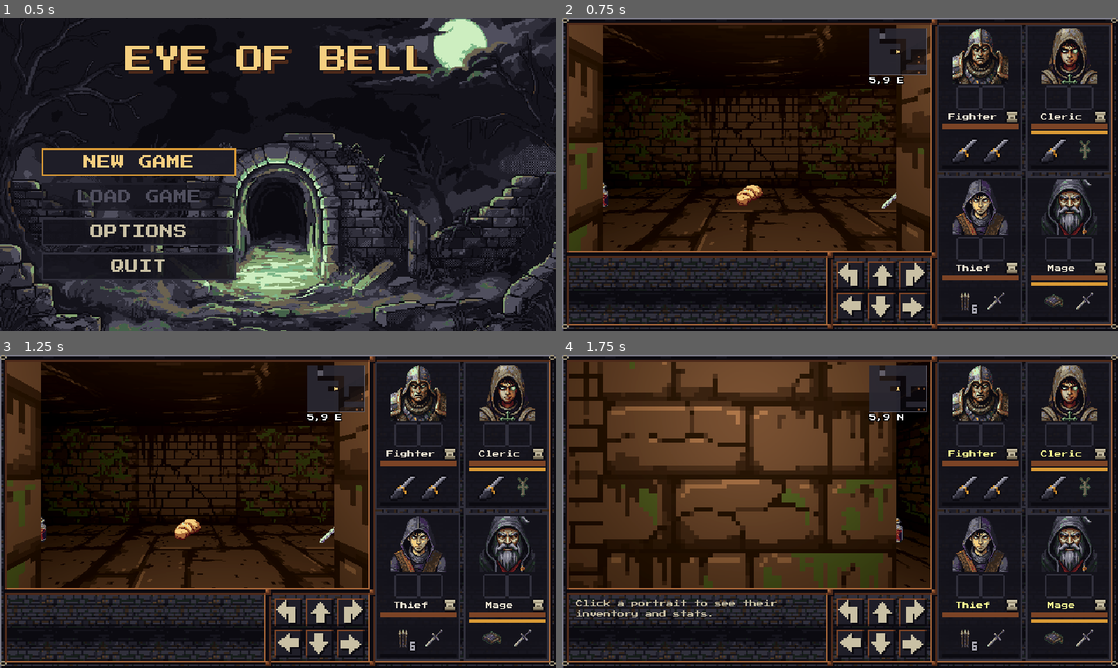
Above: before the commit, frames 1-4 (two rows, left to right).
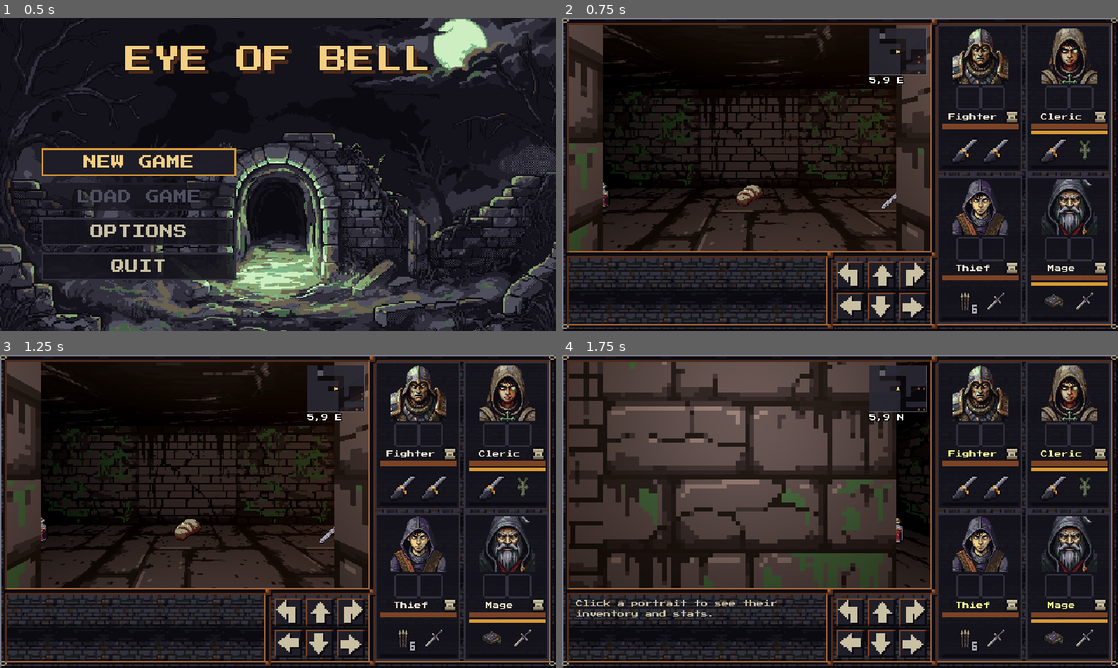
Above: after the commit, the same moments.

Repository: XrNrX/eye-of-bell
Game: Godot game, scene res://scenes/main_menu.tscn
Same seed, same stepped clock (60 frames per second), same inputs: the game is played once before the commit and once after it. Sound files missing from this copy of the repository are replaced by a short silence.
Inputs (mouse positions are in pixels of both pictures, inside the frame that each line leads up to):
- Up to frame 1 (0.5 s): no input
- Up to frame 2 (0.75 s): click "NEW GAME" at 0.5 s
- Up to frame 3 (1.25 s): no input
- Up to frame 4 (1.75 s): click (851, 611) at 1.27 s

Frame 1 is identical in both runs. In frame 2, 3.2% of the frame differs, in the area x 1-94%, y 2-94%; in frame 3, 3.3%; in frame 4, 21%.

Commit message:
Art check round 1: cooler torch light, stone and iron inventory panels, grimmer bread and cheese, grey steel on plain weapons, ink outlines on items and monsters; art style guide brought up to date
Co-Authored-By: Claude Opus 5.5 <noreply@anthropic.com>

Diff:
--- a/scenes/main.tscn
+++ b/scenes/main.tscn
@@ -32,7 +32,7 @@
 background_mode = 1
 background_color = Color(0, 0, 0, 1)
 ambient_light_source = 1
-ambient_light_color = Color(0.05, 0.05, 0.07, 1)
+ambient_light_color = Color(0.05, 0.06, 0.09, 1)
 ambient_light_energy = 1.0
 
 [node name="Main" type="Node3D"]
@@ -78,7 +78,7 @@
 
 [node name="Torch" type="OmniLight3D" parent="View/GameView/Port/Player"]
 transform = Transform3D(1, 0, 0, 0, 1, 0, 0, 0, 1, 0, 1.4, 0)
-light_color = Color(1, 0.7, 0.4, 1)
+light_color = Color(0.86, 0.76, 0.66, 1)
 light_energy = 1.6
 omni_range = 9.0
 omni_attenuation = 1.5
--- a/scripts/character_sheet.gd
+++ b/scripts/character_sheet.gd
@@ -15,11 +15,10 @@
 ## screen after every change, so equipping a sword updates it live.
 
 const CombatRules := preload("res://scripts/combat_rules.gd")
+const StonePanel := preload("res://scripts/stone_panel.gd")
 const ItemDef := preload("res://scripts/item_def.gd")
 
 const WIDTH := 150.0
-const BG := Color(0.078, 0.075, 0.106, 0.95)     # Palette stone_900.
-const EDGE := Color(0.192, 0.188, 0.235)           # Palette stone_700.
 const TEXT := Color(0.92, 0.89, 0.82)
 const MUTED := Color(0.482, 0.478, 0.533)         # Palette stone_300.
 const TITLE := Color(1, 0.85, 0.3)
@@ -41,12 +40,7 @@
 func _ready() -> void:
 	mouse_filter = Control.MOUSE_FILTER_STOP  # Clicks on the sheet must not reach the backdrop (floor drop).
 	custom_minimum_size.x = WIDTH
-	var box := StyleBoxFlat.new()
-	box.bg_color = BG
-	box.border_color = EDGE
-	box.set_border_width_all(2)
-	box.set_content_margin_all(8)
-	add_theme_stylebox_override("panel", box)
+	add_theme_stylebox_override("panel", StonePanel.make())
 
 	var col := VBoxContainer.new()
 	col.add_theme_constant_override("separation", 3)
--- a/scripts/dungeon_builder.gd
+++ b/scripts/dungeon_builder.gd
@@ -492,7 +492,7 @@
 	var light := OmniLight3D.new()
 	light.set_script(TorchLight)
 	light.base_energy = TORCH_ENERGY
-	light.light_color = Color(1.0, 0.65, 0.35)
+	light.light_color = Color(1.0, 0.72, 0.48)
 	light.omni_range = 5.0
 	light.omni_attenuation = 1.5
 	light.position = wall_pos - dir * 0.4 + Vector3(0, 0.3, 0)
--- a/scripts/inventory_screen.gd
+++ b/scripts/inventory_screen.gd
@@ -40,9 +40,11 @@
 var backpack_slots := []  # BACKPACK-kind InventorySlot, likewise re-pointed.
 var sheet: PanelContainer  # The character sheet beside the window (character_sheet.gd).
 @onready var window: Control = $Center/Window
+const StonePanel := preload("res://scripts/stone_panel.gd")
 
 
 func _ready() -> void:
+	window.add_theme_stylebox_override("panel", StonePanel.make())
 	add_to_group("inventory")
 	process_mode = Node.PROCESS_MODE_ALWAYS  # Clicks keep working while paused.
 	visible = false
--- a/scripts/inventory_slot.gd
+++ b/scripts/inventory_slot.gd
@@ -28,8 +28,8 @@
 const ITEM_SLOT := Vector2(48, 48)      # Holds a 48x48 item icon (24x24 logical, drawn at 2x) at its native size.
 const PORTRAIT_SLOT := Vector2(32, 32)  # A 64x64 portrait scaled to exactly half.
 const EMPTY_BG := Color(0.078, 0.075, 0.106, 0.6)  # Palette stone_900, translucent.
-const FILLED_BG := Color(0.192, 0.188, 0.235)        # Palette stone_700.
-const EDGE := Color(0.482, 0.478, 0.533)            # Palette stone_300.
+const FILLED_BG := Color(0.122, 0.118, 0.157)        # Palette stone_800.
+const EDGE := Color(0.486, 0.267, 0.149)            # Palette rust_500: the same rusted iron as the window's lip.
 ## What an empty hand or armour slot shows, faintly: a sword and a chestplate (art/ui/slot_*.png, made by
 ## gen_ui.slot_placeholder), so it is clear what goes where.
 const HAND_PLACEHOLDER := preload("res://art/ui/slot_hand.png")
--- a/scripts/spell_effects_config.gd
+++ b/scripts/spell_effects_config.gd
@@ -261,7 +261,7 @@
 @export_group("Volumetric fog")
 ## Subtle haze that catches the torchlight. Switched on and off in Options. A density of 0 turns it off.
 @export var fog_density := 0.018
-@export var fog_albedo := Color(0.62, 0.55, 0.5)
+@export var fog_albedo := Color(0.56, 0.56, 0.6)
 @export var fog_emission := Color(0.0, 0.0, 0.0)
 @export var fog_emission_energy := 0.0
 @export var fog_length := 14.0
--- /dev/null
+++ b/scripts/stone_panel.gd
@@ -0,0 +1,17 @@
+extends RefCounted
+## The window style for overlays (inventory, character sheet): the main screen's blackened brick inside rusted iron lips,
+## tiled so it fits any size. art/ui/panel_stone.png comes from tools/art/gen_frame.py.
+
+const TEXTURE := preload("res://art/ui/panel_stone.png")
+const LIP := 8.0      # The iron lip, in screen pixels: the part of the texture that never tiles.
+const PADDING := 10.0 # From the outer edge to the content.
+
+
+static func make() -> StyleBoxTexture:
+	var box := StyleBoxTexture.new()
+	box.texture = TEXTURE
+	box.set_texture_margin_all(LIP)
+	box.axis_stretch_horizontal = StyleBoxTexture.AXIS_STRETCH_MODE_TILE
+	box.axis_stretch_vertical = StyleBoxTexture.AXIS_STRETCH_MODE_TILE
+	box.set_content_margin_all(PADDING)
+	return box
Binary file changed: art/items/dagger.png
Binary file changed: art/items/dagger_floor.png
Binary file changed: art/items/dagger_hud.png
Binary file changed: art/items/darts.png
Binary file changed: art/items/darts_floor.png
Binary file changed: art/items/darts_hud.png
Binary file changed: art/items/dried_meat.png
Binary file changed: art/items/dried_meat_floor.png
Binary file changed: art/items/dried_meat_hud.png
Binary file changed: art/items/hard_cheese.png
Binary file changed: art/items/hard_cheese_floor.png
Binary file changed: art/items/hard_cheese_hud.png
(and 193 more such lines)
